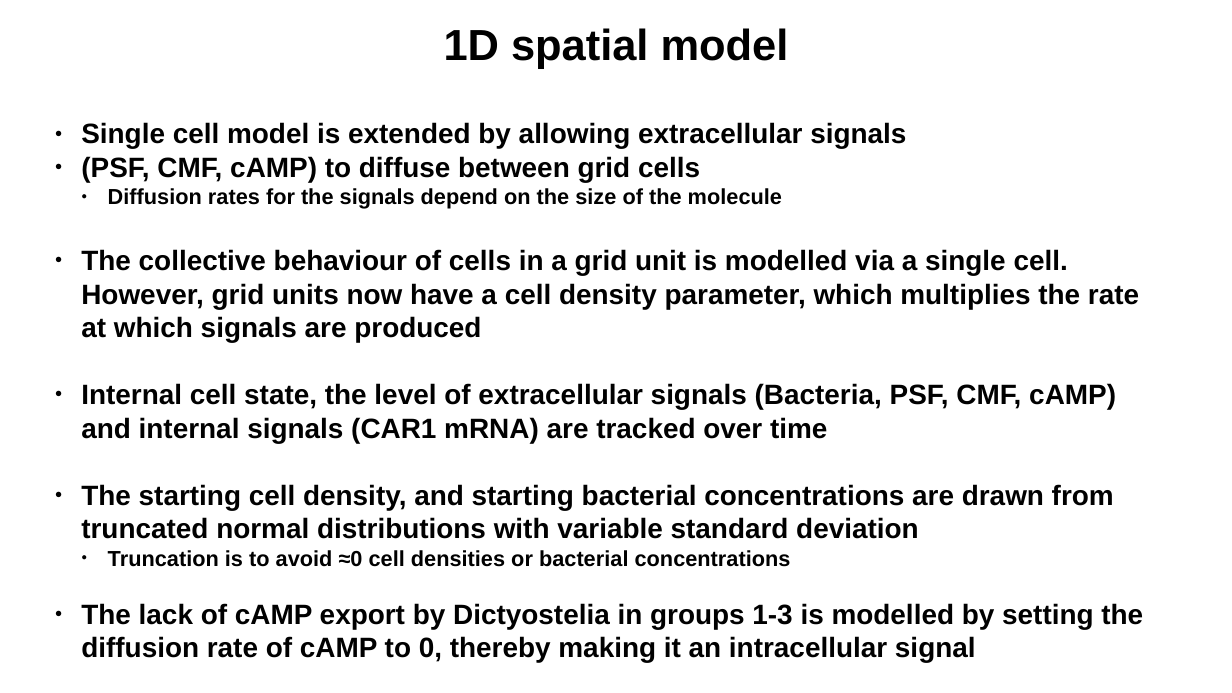
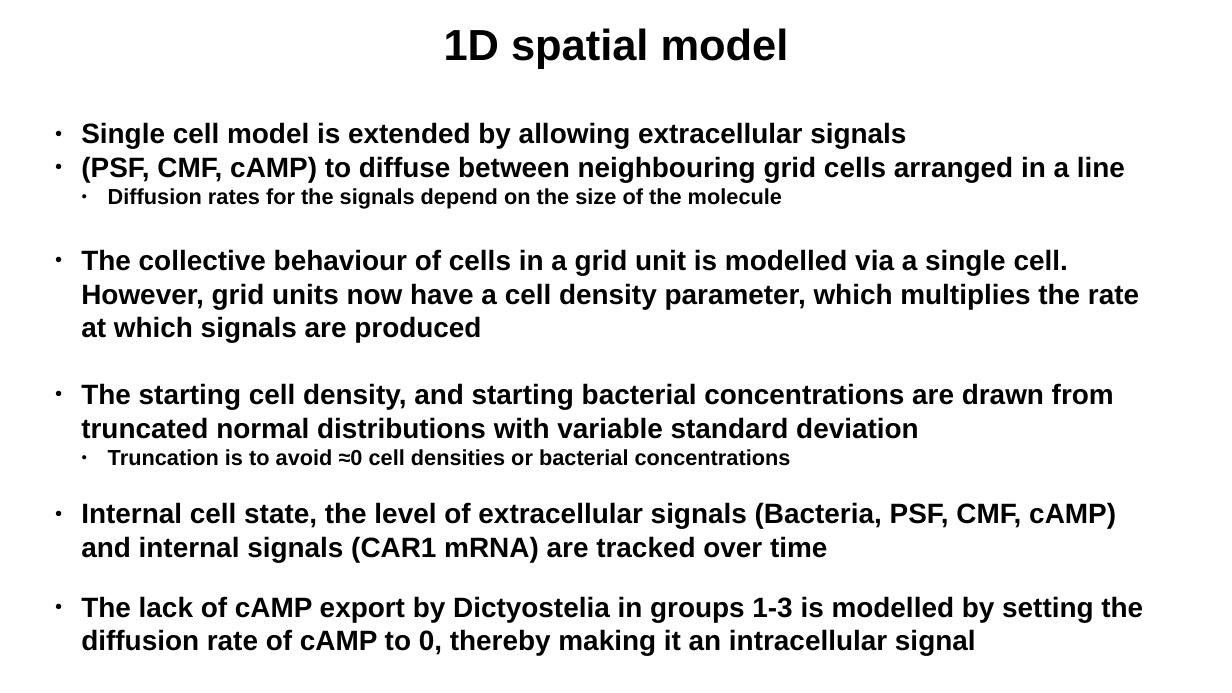
Before and after one commit to dkornai/Dicty_GDP_model, a slide deck: slide 10 of Presentation/dicty_gdp_talk.odp. Drawn at 1232x693 pixels with LibreOffice and Linux fonts; fonts in the diff are those of the drawing. Boxes give left, top, right and bottom in pixels: in the first picture for what was removed or moved away, otherwise in the second. Text is boxed around its words. In the diff, an @@ line names an element or a change of style, - is before the commit and + after.

```diff
--- a/Presentation/dicty_gdp_talk.odp
+++ b/Presentation/dicty_gdp_talk.odp
@@ text at bbox=[81, 156, 1125, 182]: text changed @@
-● (PSF, CMF, cAMP) to diffuse between grid cells
+● (PSF, CMF, cAMP) to diffuse between neighbouring grid cells arranged in a line
@@ text at bbox=[81, 383, 1116, 443]: paragraph removed @@
-● Internal cell state, the level of extracellular signals (Bacteria, PSF, CMF, cAMP) and internal signals (CAR1 mRNA) are tracked over time
@@ text at bbox=[81, 502, 1116, 562]: paragraph added @@
+● Internal cell state, the level of extracellular signals (Bacteria, PSF, CMF, cAMP) and internal signals (CAR1 mRNA) are tracked over time
```
Also in this commit, not shown: 3 other slides changed, 3 slides added, 18 other files.
